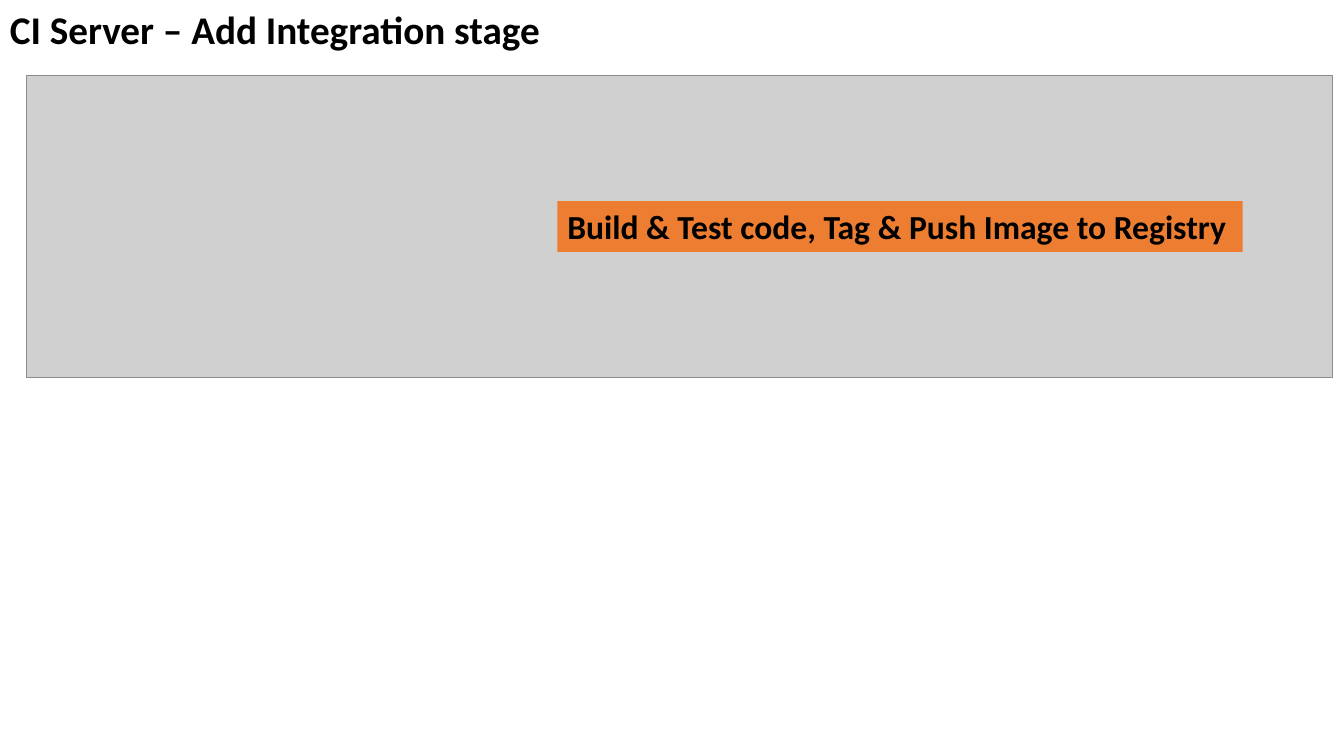
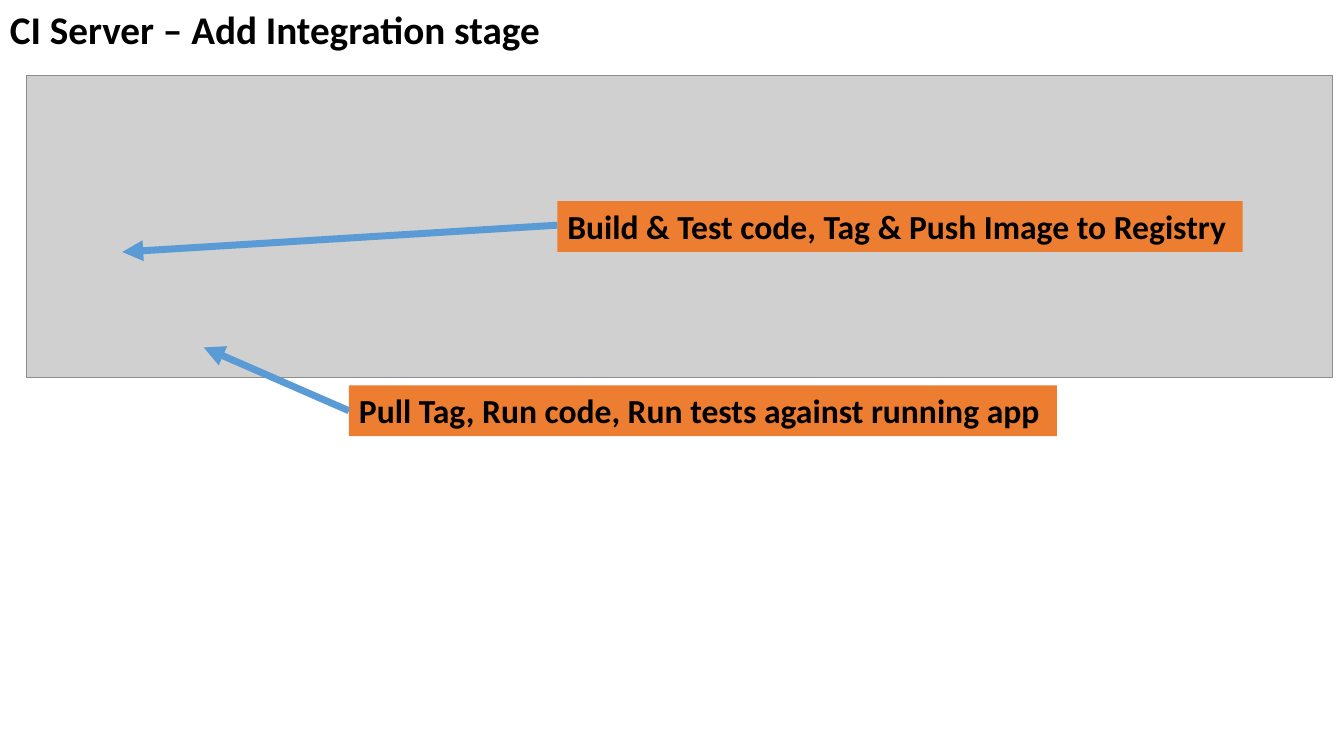
Before and after one commit to kaubster/aspnetcore-generator-api, a slide deck: slide 8 of infra/Pipeline Design.pptx. Drawn at 1344x756 pixels with LibreOffice and Linux fonts; fonts in the diff are those of the drawing; grey boxes stand for pictures. Boxes give left, top, right and bottom in pixels: in the first picture for what was removed or moved away, otherwise in the second. Text is boxed around its words. In the diff, an @@ line names an element or a change of style, - is before the commit and + after.

```diff
--- a/infra/Pipeline Design.pptx
+++ b/infra/Pipeline Design.pptx
@@ arrow added from (558, 225) to (122, 252), #5B9BD5 5 pt @@
@@ arrow added from (349, 410) to (204, 348), #5B9BD5 5 pt @@
@@ rectangle added at <box>349,385,1057,436</box>, fill #ED7D31, 24 pt, text #000000, bold @@
+Pull Tag, Run code, Run tests against running app
```
Also in this commit, not shown: 3 other slides changed, 4 slides added, 17 other files.
